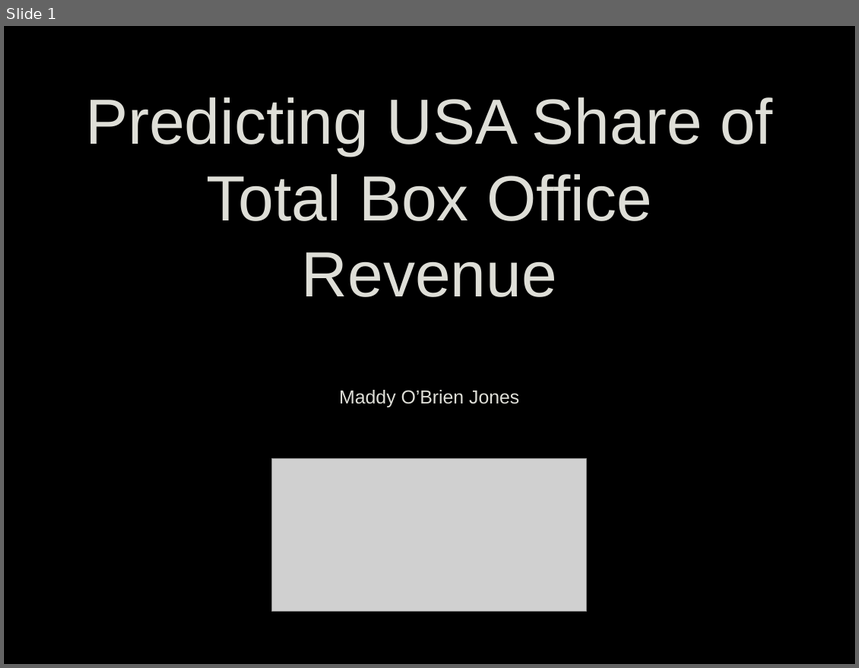
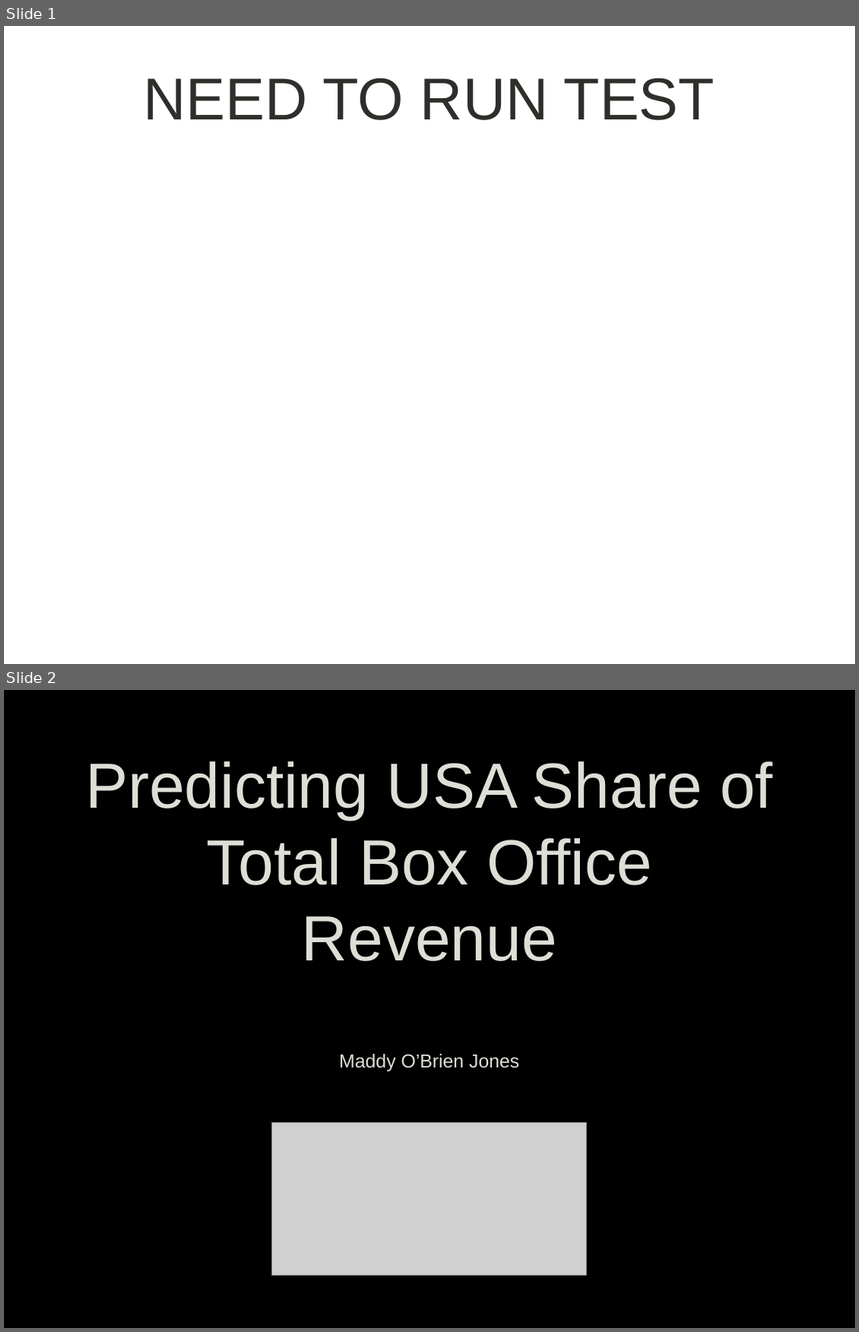
Before and after one commit to maddyobrienjones/project_luther, a slide deck: luther.pptx. Shown one above the other, each under a label of ours: slide 1 before the commit, slides 1 and 2 after it. The pictures are 859x668 and 859x1332 pixels, drawn with LibreOffice and Linux fonts; fonts in the diff are those of the drawing; grey boxes stand for pictures; background and template pictures are left out. Boxes give left, top, right and bottom in pixels: in the first picture for what was removed or moved away, otherwise in the second. Text is boxed around its words. In the diff, an @@ line names an element or a change of style, - is before the commit and + after.

```diff
--- a/luther.pptx
+++ b/luther.pptx
@@ slide 1 added at (x1=4, y1=26, x2=855, y2=664), background picture (left out) @@
@@ title added at (x1=144, y1=78, x2=715, y2=120), 50 pt, text #2D2F2B @@
+NEED TO RUN TEST
@@ what was slide 1 is now slide 2 @@
```
Also in this commit, not shown: 1 slide changed, 2 other slides added, 1 other file.
